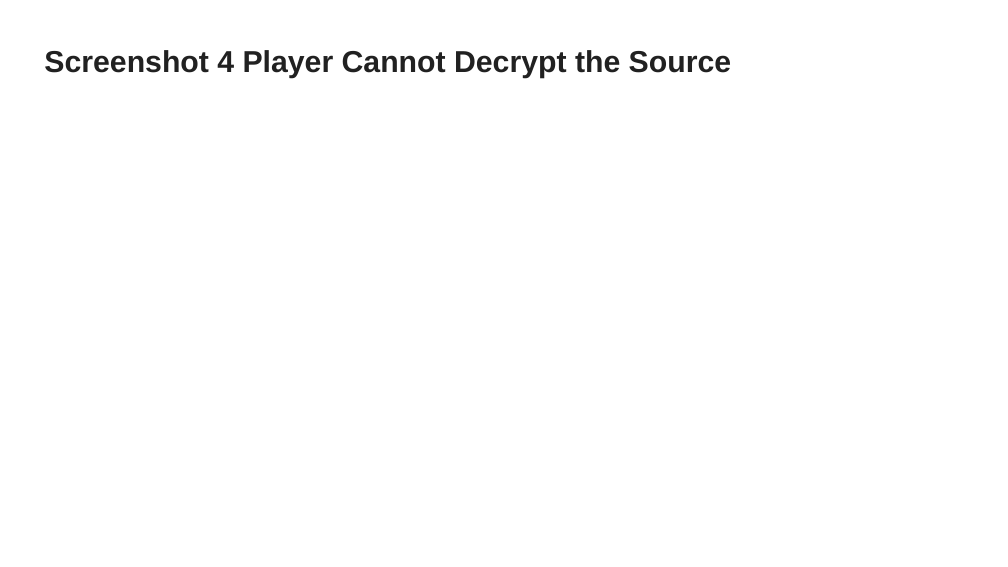
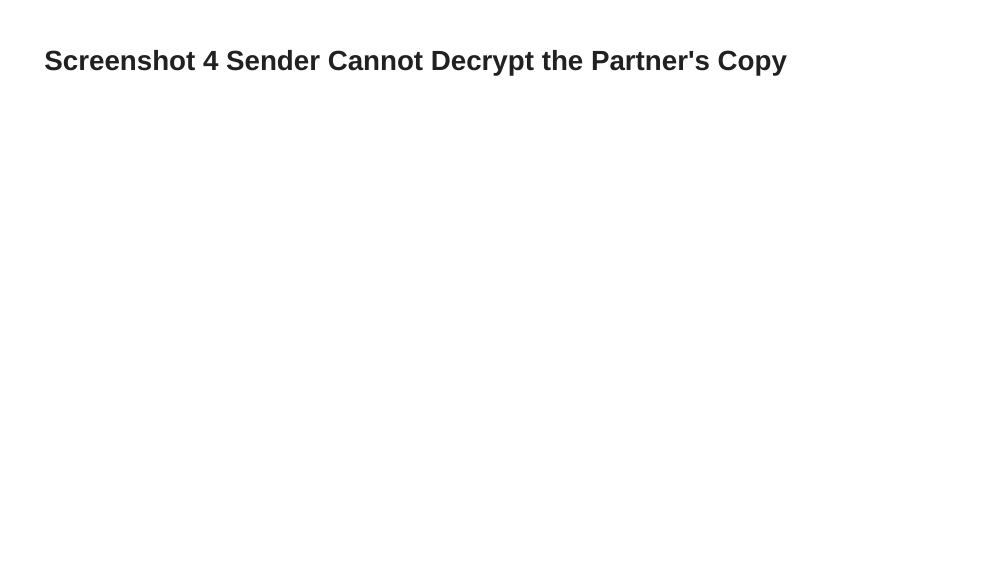
Before and after one commit to WikiSteve/networking-labs, a slide deck: slide 5 of labs/065-signed-game-release/assets/Game Release SUBMISSION TEMPLATE.pptx. Drawn at 1008x567 pixels with LibreOffice and Linux fonts; fonts in the diff are those of the drawing. Boxes give left, top, right and bottom in pixels: in the first picture for what was removed or moved away, otherwise in the second. Text is boxed around its words. In the diff, an @@ line names an element or a change of style, - is before the commit and + after.

Commit message:
lab(gpg): simplify game release to paired four-screenshot MVP

```diff
--- a/labs/065-signed-game-release/assets/Game Release SUBMISSION TEMPLATE.pptx
+++ b/labs/065-signed-game-release/assets/Game Release SUBMISSION TEMPLATE.pptx
@@ title at (44, 50, 787, 75): text changed; size 21.6 to 19.8 pt @@
-Screenshot 4 Player Cannot Decrypt the Source
+Screenshot 4 Sender Cannot Decrypt the Partner's Copy
```
Also in this commit, not shown: 1 other slide changed, 12 other files.
